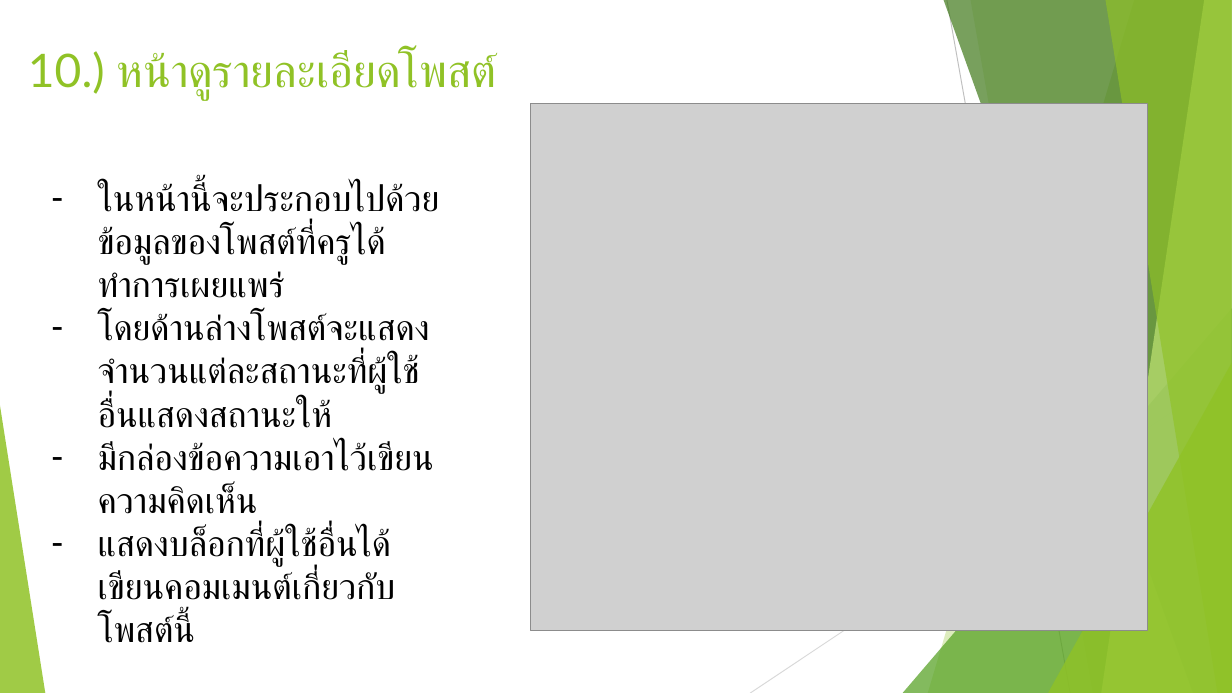
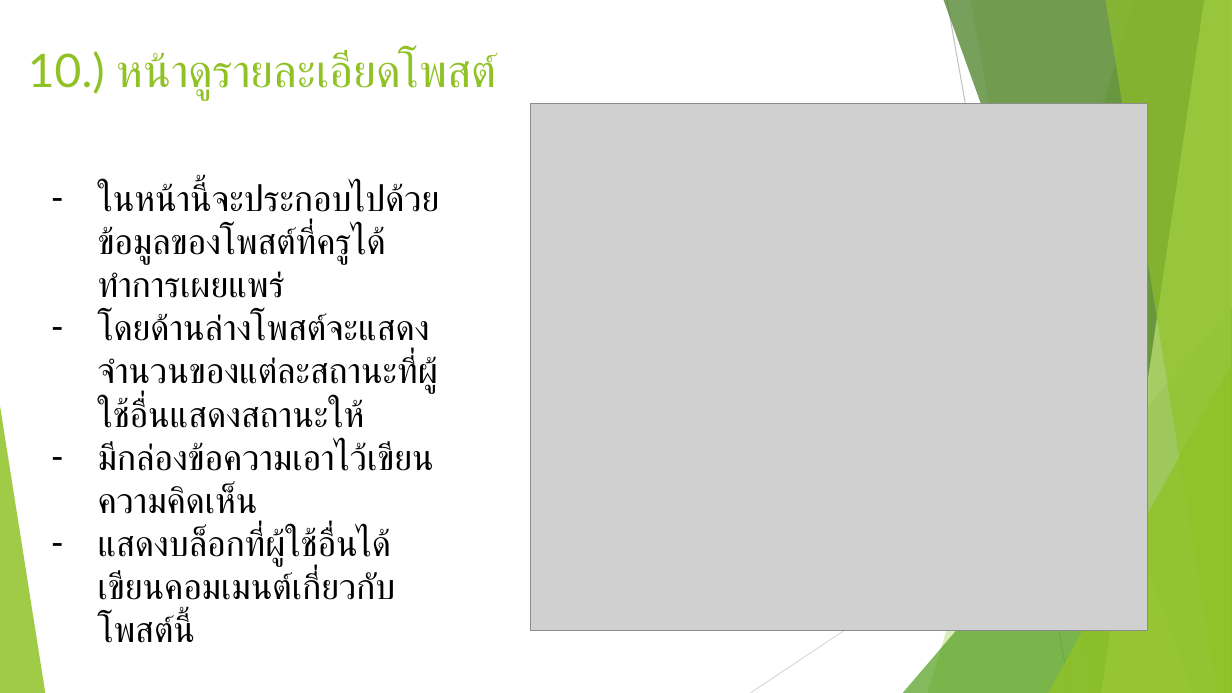
Before and after one commit to docxed/gracenotes, a slide deck: slide 14 of report/Database Present.pptx. Drawn at 1232x693 pixels with LibreOffice and Linux fonts; fonts in the diff are those of the drawing; grey boxes stand for pictures. Boxes give left, top, right and bottom in pixels: in the first picture for what was removed or moved away, otherwise in the second. Text is boxed around its words. In the diff, an @@ line names an element or a change of style, - is before the commit and + after.

```diff
--- a/report/Database Present.pptx
+++ b/report/Database Present.pptx
@@ text at [98, 312, 439, 428]: text changed @@
-– โดยด้านล่างโพสต์จะแสดงจำนวนแต่ละสถานะที่ผู้ใช้อื่นแสดงสถานะให้
+– โดยด้านล่างโพสต์จะแสดงจำนวนของแต่ละสถานะที่ผู้ใช้อื่นแสดงสถานะให้
```
Also in this commit, not shown: 9 other slides changed.
